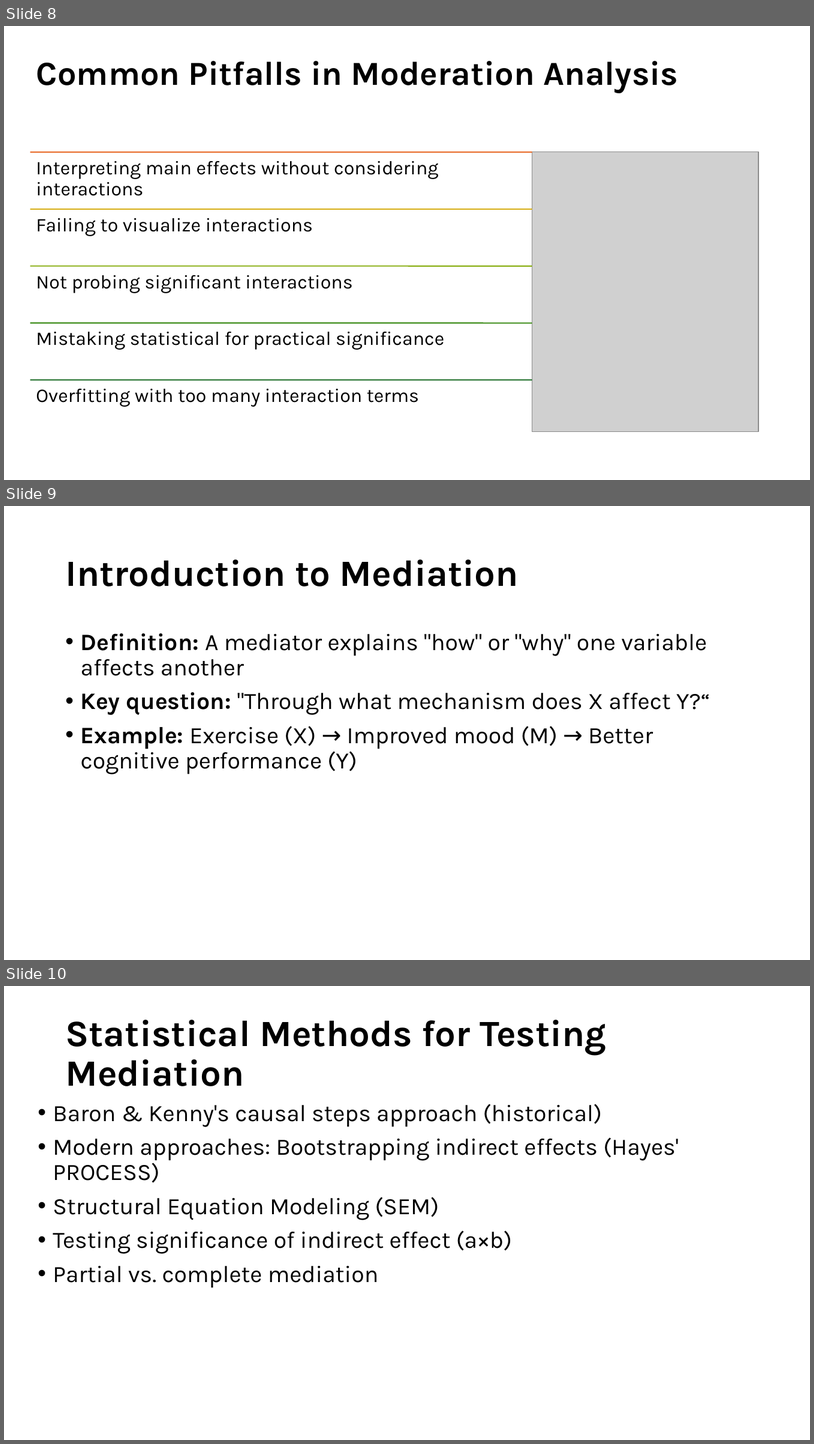
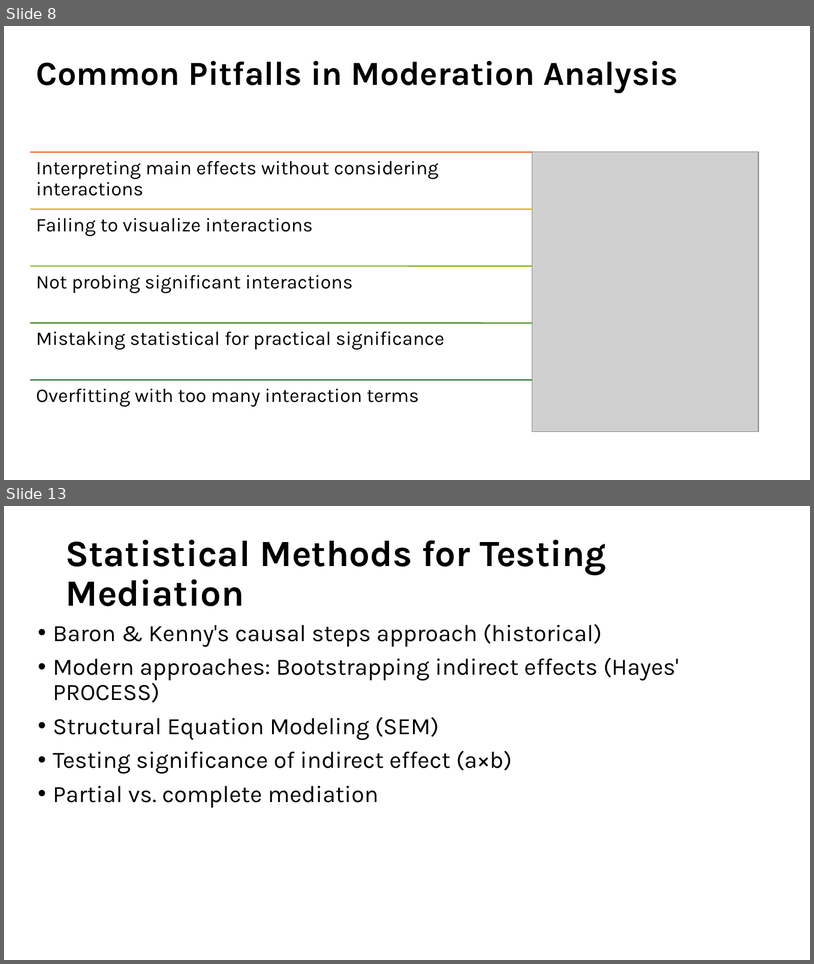
Before and after one commit to EwokOzwok/Data-Analysis-II---CBHPAR-Seminar, a slide deck: Data Analysis II - Mediation and Moderation.pptx. Shown one above the other, each under a label of ours: slides 8, 9 and 10 before the commit, slides 8 and 13 after it; the slides between them are not shown. The pictures are 814x1444 and 814x964 pixels, drawn with LibreOffice and Linux fonts; fonts in the diff are those of the drawing; grey boxes stand for pictures. Boxes give left, top, right and bottom in pixels: in the first picture for what was removed or moved away, otherwise in the second. Text is boxed around its words. In the diff, an @@ line names an element or a change of style, - is before the commit and + after.

```diff
--- a/Data Analysis II - Mediation and Moderation.pptx
+++ b/Data Analysis II - Mediation and Moderation.pptx
@@ slide 9 removed at <box>4,506,810,960</box>, background #FFFFFF @@
@@ title removed at <box>65,559,519,586</box> @@
-Introduction to Mediation
@@ text removed at <box>81,633,711,774</box> @@
-• Definition: A mediator explains "how" or "why" one variable affects another
-• Key question: "Through what mechanism does X affect Y?“
-• Example: Exercise (X) → Improved mood (M) → Better cognitive performance (Y)
@@ what was slide 10 is now slide 13 @@
```
Also in this commit, not shown: 1 slide changed, 4 slides added, 4 other files.
